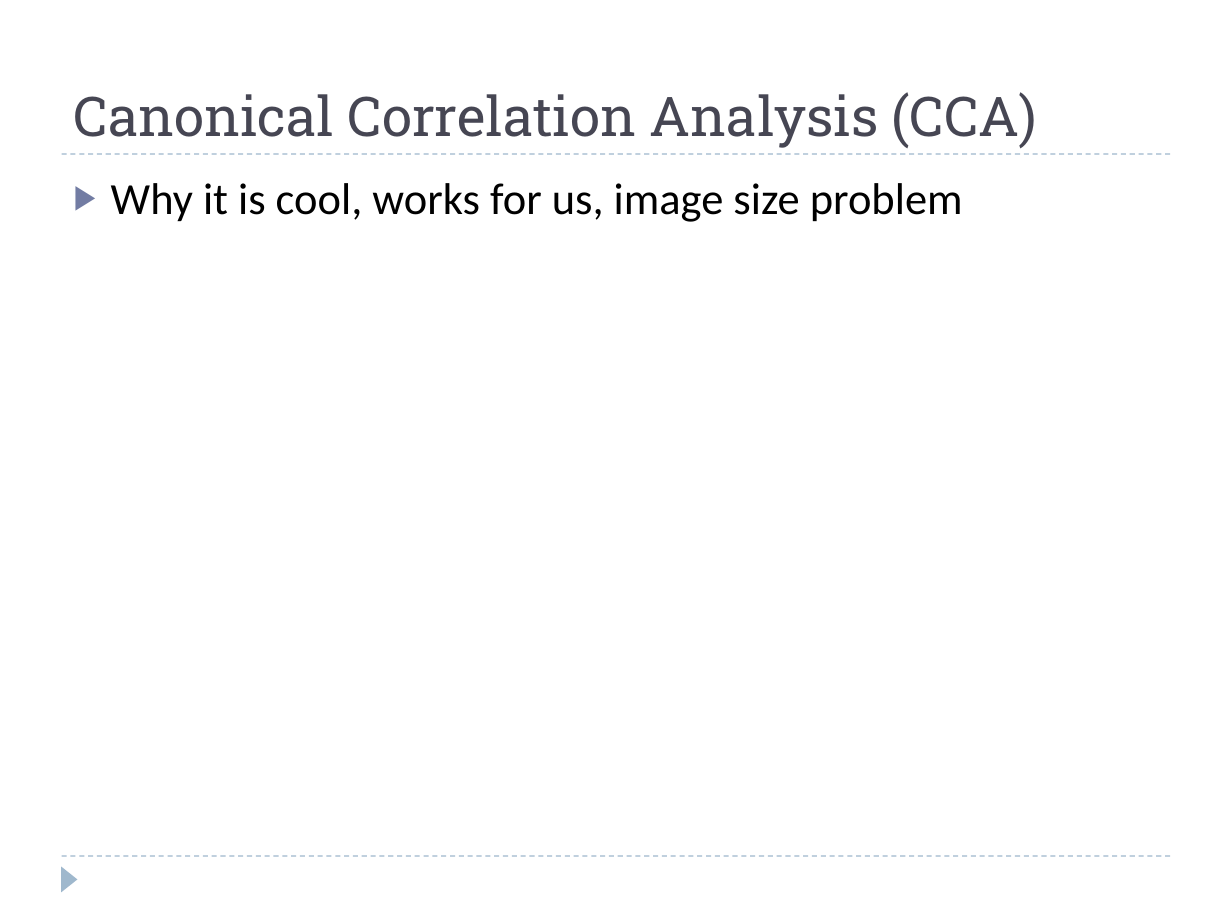
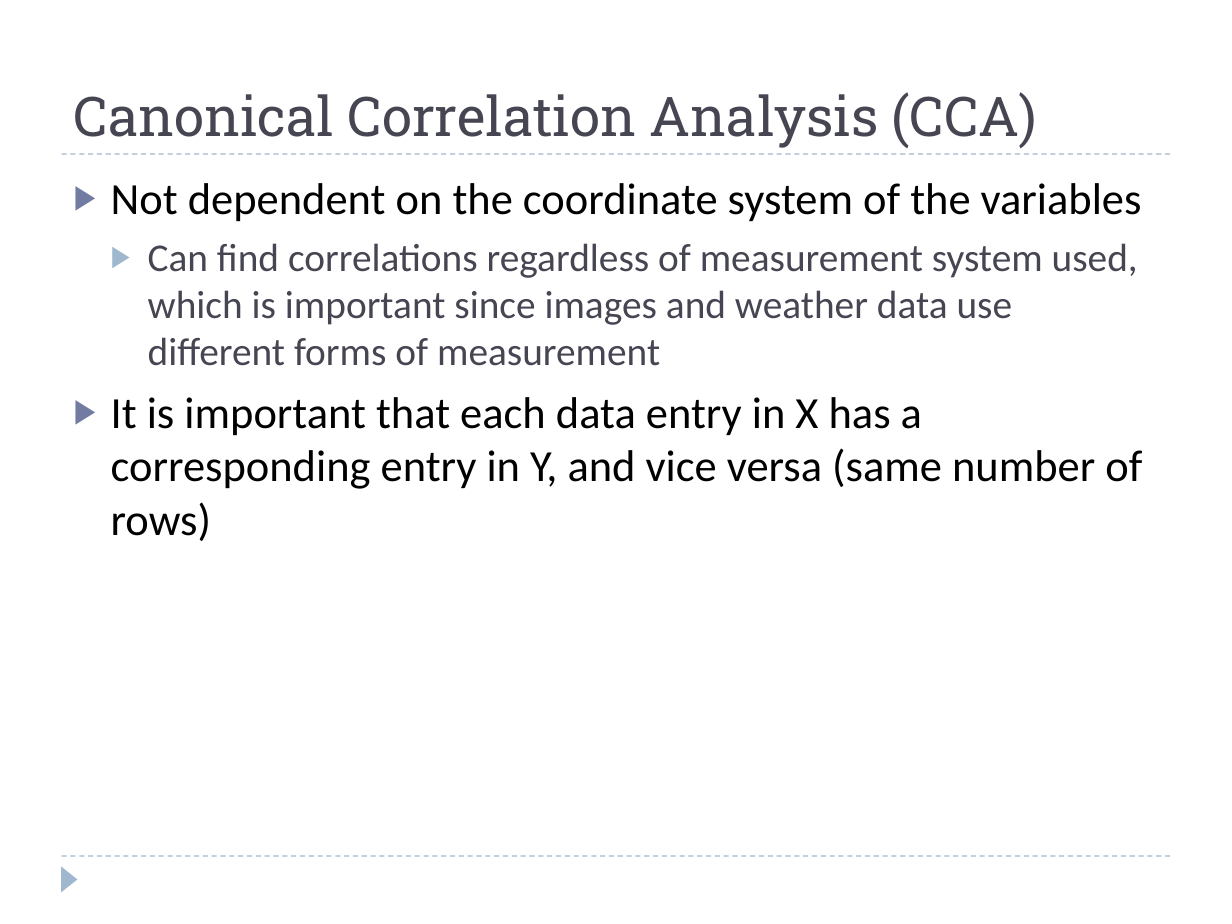
Before and after one commit to rspeyer/rzs-thesis, a slide deck: slide 9 of thesis-defense.pptx. Drawn at 1232x924 pixels with LibreOffice and Linux fonts; fonts in the diff are those of the drawing. Boxes give left, top, right and bottom in pixels: in the first picture for what was removed or moved away, otherwise in the second. Text is boxed around its words. In the diff, an @@ line names an element or a change of style, - is before the commit and + after.

```diff
--- a/thesis-defense.pptx
+++ b/thesis-defense.pptx
@@ text at bbox=[111, 183, 1142, 541]: text changed @@
-▶ Why it is cool, works for us, image size problem
+▶ Not dependent on the coordinate system of the variables
+  ▶ Can find correlations regardless of measurement system used, which is important since images and weather data use different forms of measurement
+▶ It is important that each data entry in X has a corresponding entry in Y, and vice versa (same number of rows)
```
Also in this commit, not shown: 13 other slides changed, 6 slides added, 4 slides removed, 3 other files.
